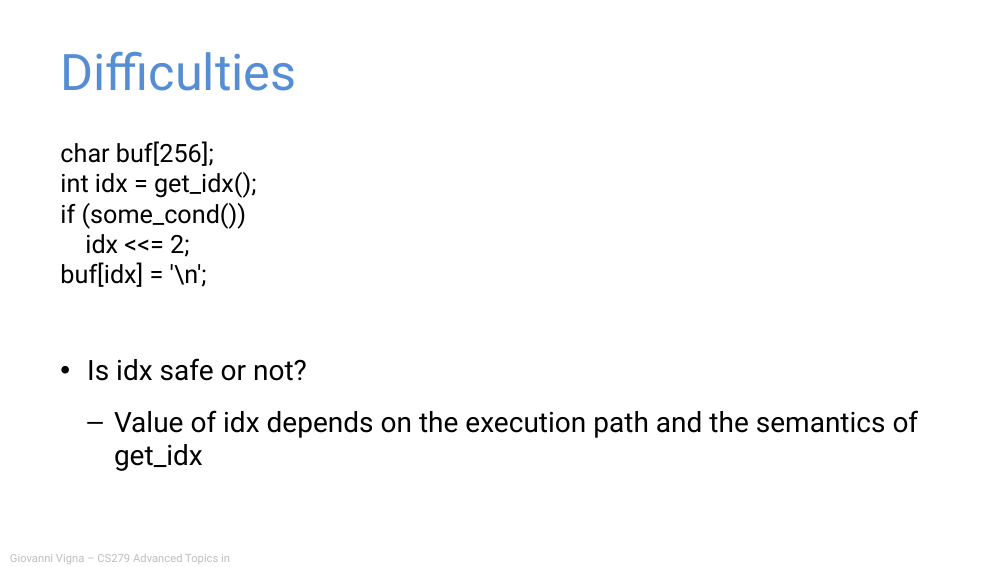
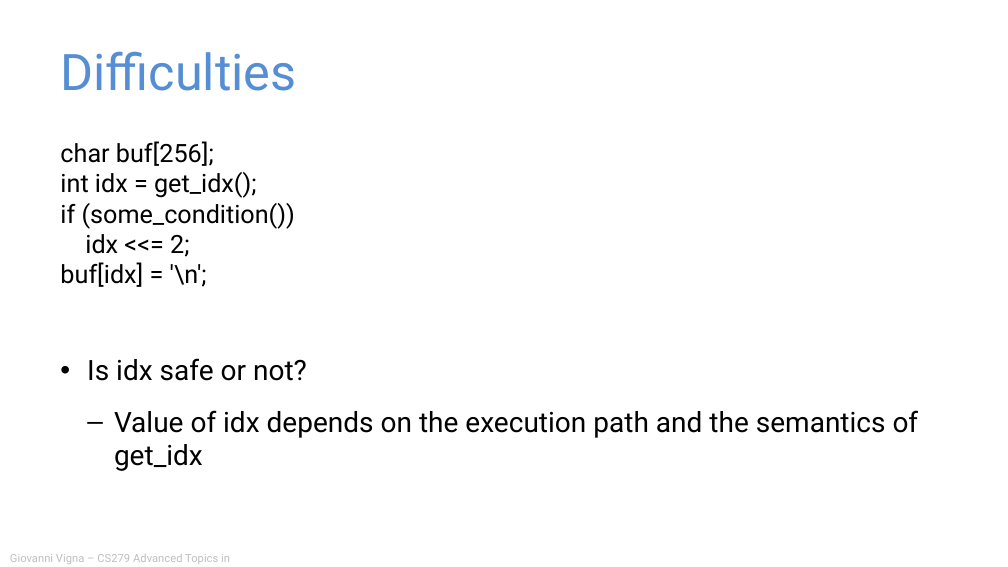
Before and after one commit to giovannivigna/CS279-Fall2024, a slide deck: slide 11 of materials/06_Static_Analysis/Static Analysis.pptx. Drawn at 1008x567 pixels with LibreOffice and Linux fonts; fonts in the diff are those of the drawing. Boxes give left, top, right and bottom in pixels: in the first picture for what was removed or moved away, otherwise in the second. Text is boxed around its words. In the diff, an @@ line names an element or a change of style, - is before the commit and + after.

```diff
--- a/materials/06_Static_Analysis/Static Analysis.pptx
+++ b/materials/06_Static_Analysis/Static Analysis.pptx
@@ text at <box>60,203,295,229</box>: text changed @@
-if (some_cond())
+if (some_condition())
```
Also in this commit, not shown: 3 other slides changed, 27 slides added, 1 slide removed, 7 other files.
